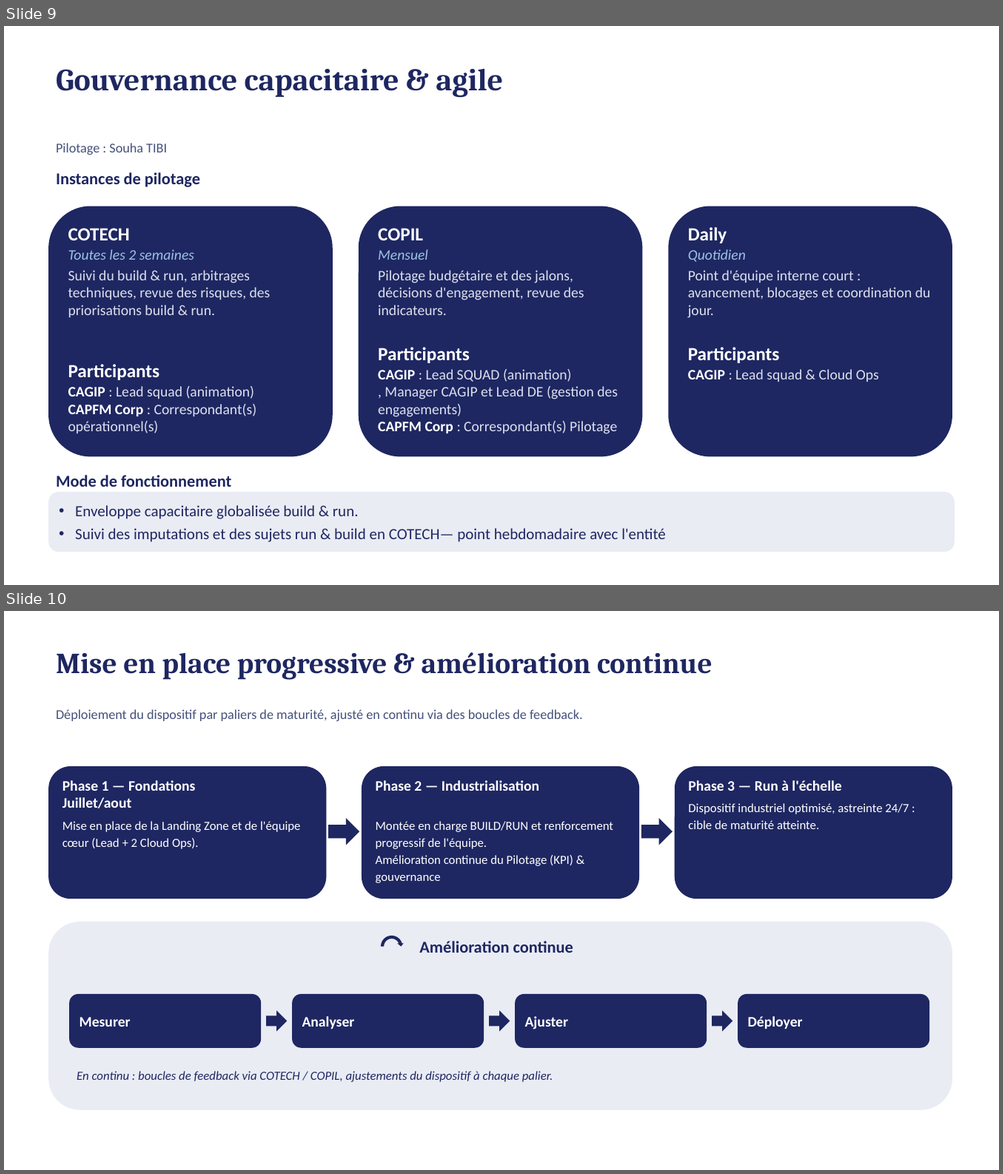
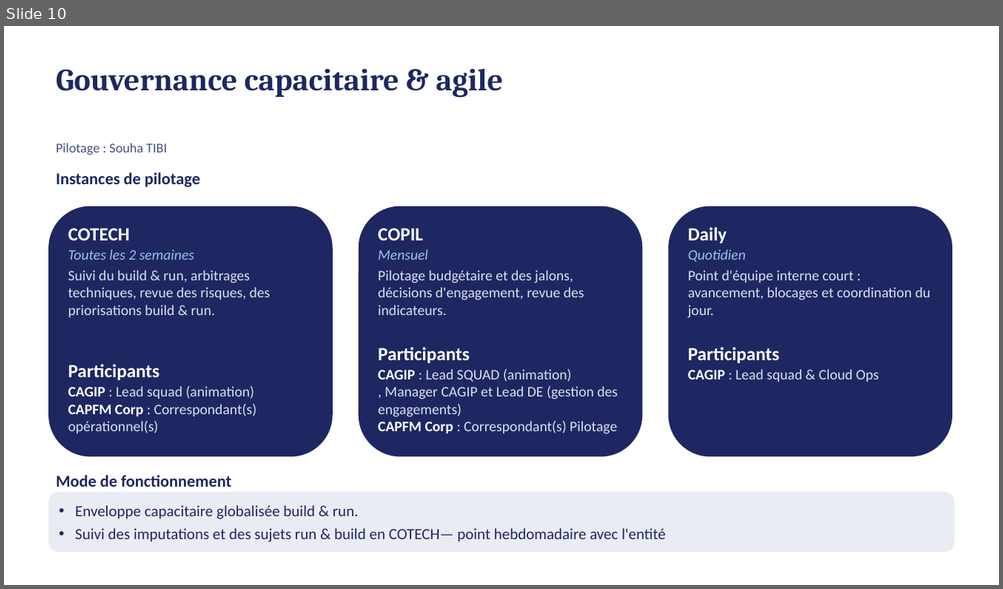
Before and after one commit to malphodo/newsfs, a slide deck: Modele_Operationnel_LZI.pptx. Shown one above the other, each under a label of ours: slides 9 and 10 before the commit, slide 10 after it. The pictures are 1003x1174 and 1003x589 pixels, drawn with LibreOffice and Linux fonts; fonts in the diff are those of the drawing. Boxes give left, top, right and bottom in pixels: in the first picture for what was removed or moved away, otherwise in the second. Text is boxed around its words. In the diff, an @@ line names an element or a change of style, - is before the commit and + after.

```diff
--- a/Modele_Operationnel_LZI.pptx
+++ b/Modele_Operationnel_LZI.pptx
@@ slide 10 removed at <box>4,611,999,1170</box>, background #FFFFFF @@
@@ text removed at <box>56,652,712,680</box> @@
-Mise en place progressive & amélioration continue
@@ text removed at <box>56,709,582,721</box> @@
-Déploiement du dispositif par paliers de maturité, ajusté en continu via des boucles de feedback.
@@ rounded rectangle removed at <box>48,766,327,899</box> @@
-Phase 1 — Fondations
-Juillet/aout
-Mise en place de la Landing Zone et de l'équipe cœur (Lead + 2 Cloud Ops).
@@ rounded rectangle removed at <box>361,766,639,899</box> @@
-Phase 2 — Industrialisation
-Montée en charge BUILD/RUN et renforcement progressif de l'équipe.
-Amélioration continue du Pilotage (KPI) & gouvernance
@@ rounded rectangle removed at <box>674,766,952,899</box> @@
-Phase 3 — Run à l'échelle
-Dispositif industriel optimisé, astreinte 24/7 : cible de maturité atteinte.
@@ right arrow removed at <box>329,818,360,846</box> @@
@@ right arrow removed at <box>641,818,672,846</box> @@
@@ rounded rectangle removed at <box>48,922,952,1111</box> @@
@@ circular arrow removed at <box>379,934,404,959</box> @@
@@ text removed at <box>419,941,573,953</box> @@
-Amélioration continue
@@ rounded rectangle removed at <box>70,994,262,1048</box> @@
-Mesurer
@@ rounded rectangle removed at <box>292,994,484,1048</box> @@
-Analyser
@@ rounded rectangle removed at <box>515,994,707,1048</box> @@
-Ajuster
@@ rounded rectangle removed at <box>737,994,929,1048</box> @@
-Déployer
@@ right arrow removed at <box>266,1011,287,1032</box> @@
@@ right arrow removed at <box>489,1011,510,1032</box> @@
@@ right arrow removed at <box>712,1011,733,1032</box> @@
@@ text removed at <box>77,1071,553,1082</box> @@
-En continu : boucles de feedback via COTECH / COPIL, ajustements du dispositif à chaque palier.
@@ what was slide 9 is now slide 10 @@
```
Also in this commit, not shown: 1 slide changed, 1 slide added.
